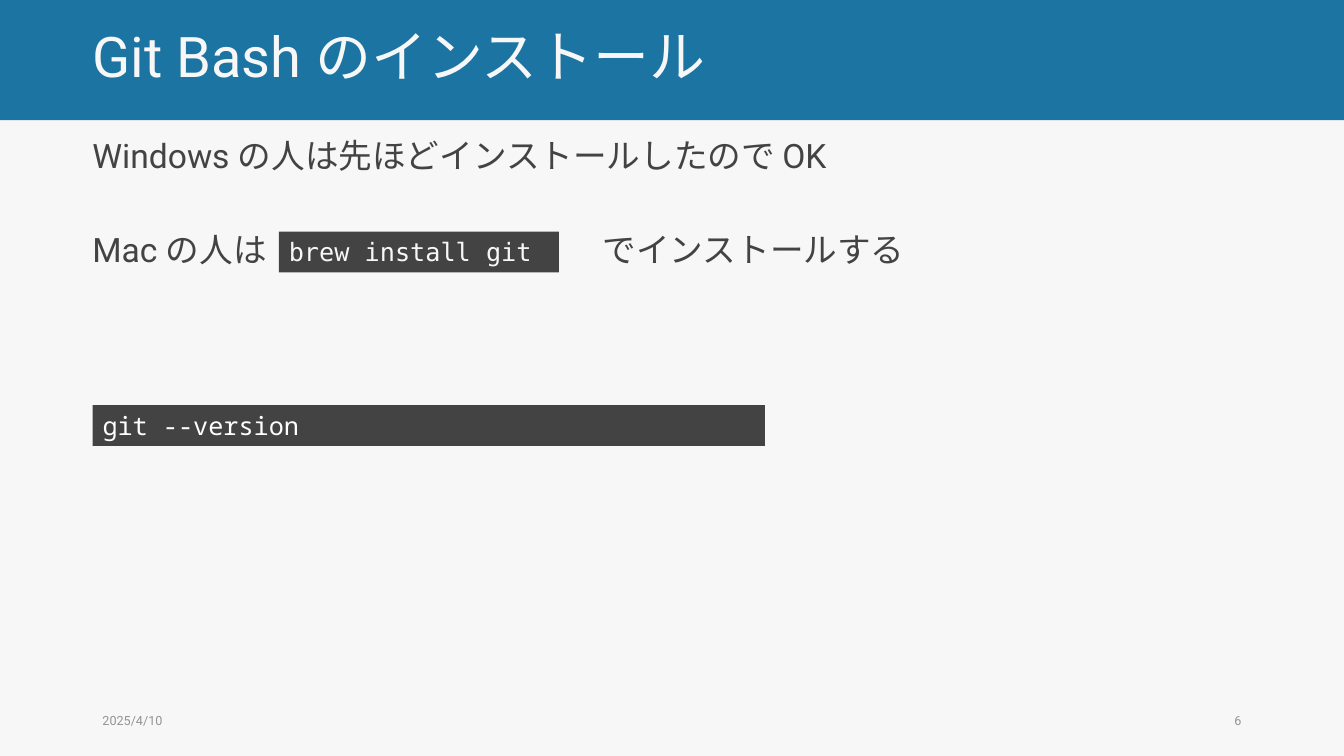
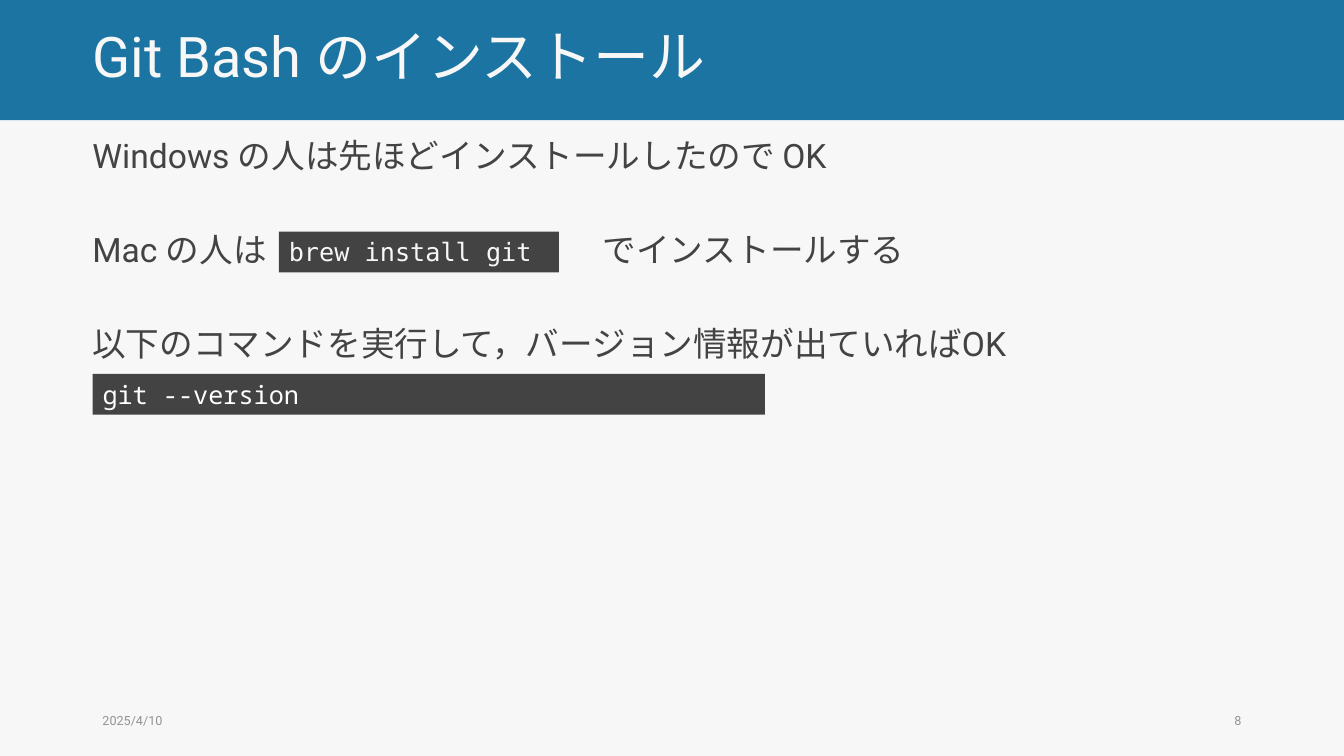
Before and after one commit to ryu-thakahashi/exp-psych-programs-25S, a slide deck: slide 8 of docs/lec_pptx/forge_env.pptm (slide 6 before the commit). Drawn at 1344x756 pixels with LibreOffice and Linux fonts; fonts in the diff are those of the drawing. Boxes give left, top, right and bottom in pixels: in the first picture for what was removed or moved away, otherwise in the second. Text is boxed around its words. In the diff, an @@ line names an element or a change of style, - is before the commit and + after.

```diff
--- a/docs/lec_pptx/forge_env.pptm
+++ b/docs/lec_pptx/forge_env.pptm
@@ text at (92,327,1006,360): paragraph added @@
+以下のコマンドを実行して，バージョン情報が出ていればOK
@@ rectangle "git --version": place and size @@
-rectangle "git --version" at (93,405,765,446)
+rectangle "git --version" at (93,374,765,414)
```
Also in this commit, not shown: 11 other slides changed, 5 slides added, 56 other files.
